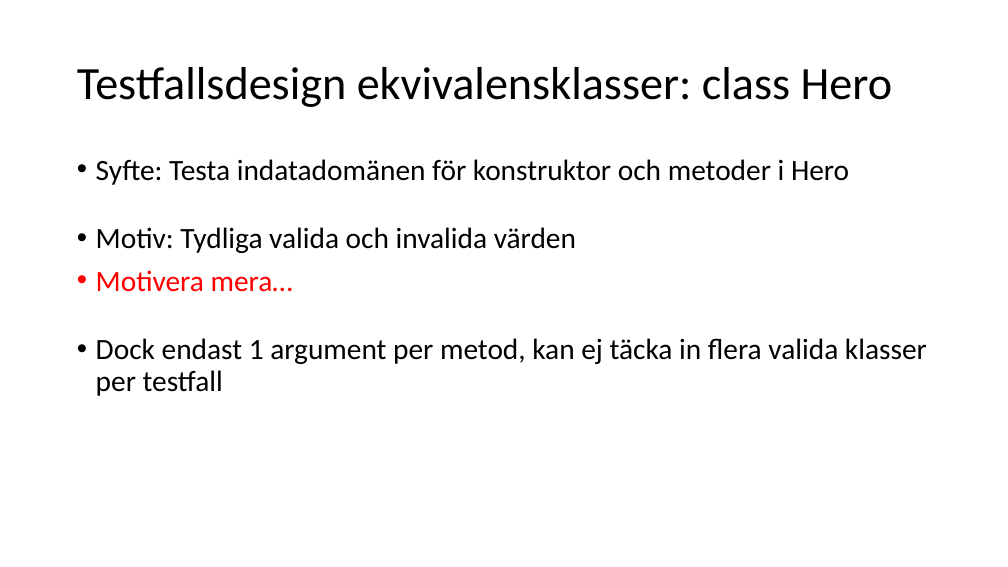
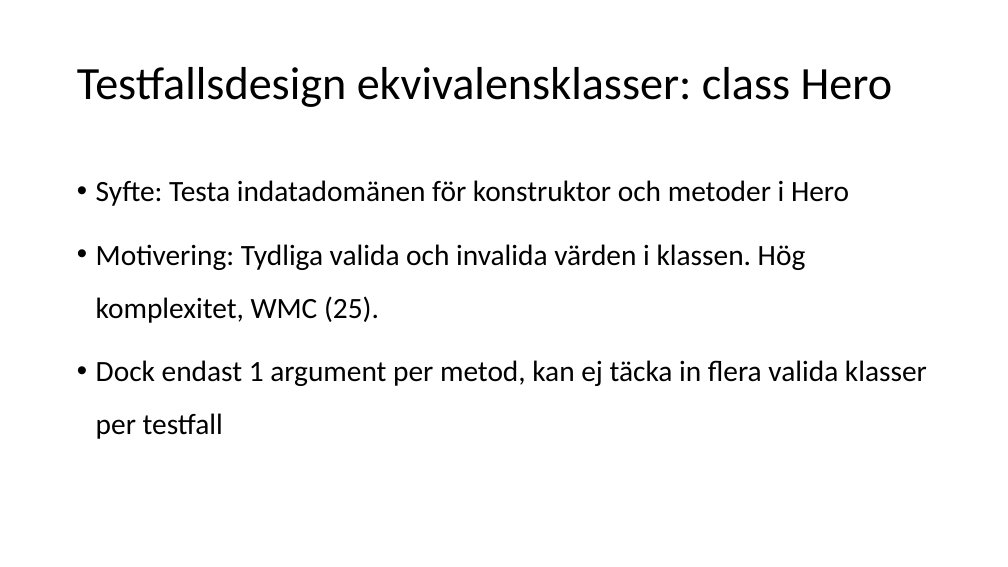
Before and after one commit to hampusidstam/InteGame, a slide deck: slide 19 of docs/Slutredovisning_grp5_v8.pptx. Drawn at 1008x567 pixels with LibreOffice and Linux fonts; fonts in the diff are those of the drawing. Boxes give left, top, right and bottom in pixels: in the first picture for what was removed or moved away, otherwise in the second. Text is boxed around its words. In the diff, an @@ line names an element or a change of style, - is before the commit and + after.

```diff
--- a/docs/Slutredovisning_grp5_v8.pptx
+++ b/docs/Slutredovisning_grp5_v8.pptx
@@ text at [96,180,927,439]: line spacing 0.9 to 1.5 @@
@@ text at [96,244,806,323]: text changed @@
-• Motiv: Tydliga valida och invalida värden
-• Motivera mera…
+• Motivering: Tydliga valida och invalida värden i klassen. Hög komplexitet, WMC (25).
```
Also in this commit, not shown: 9 other slides changed, 1 slide added, 2 slides removed, 1 other file.
